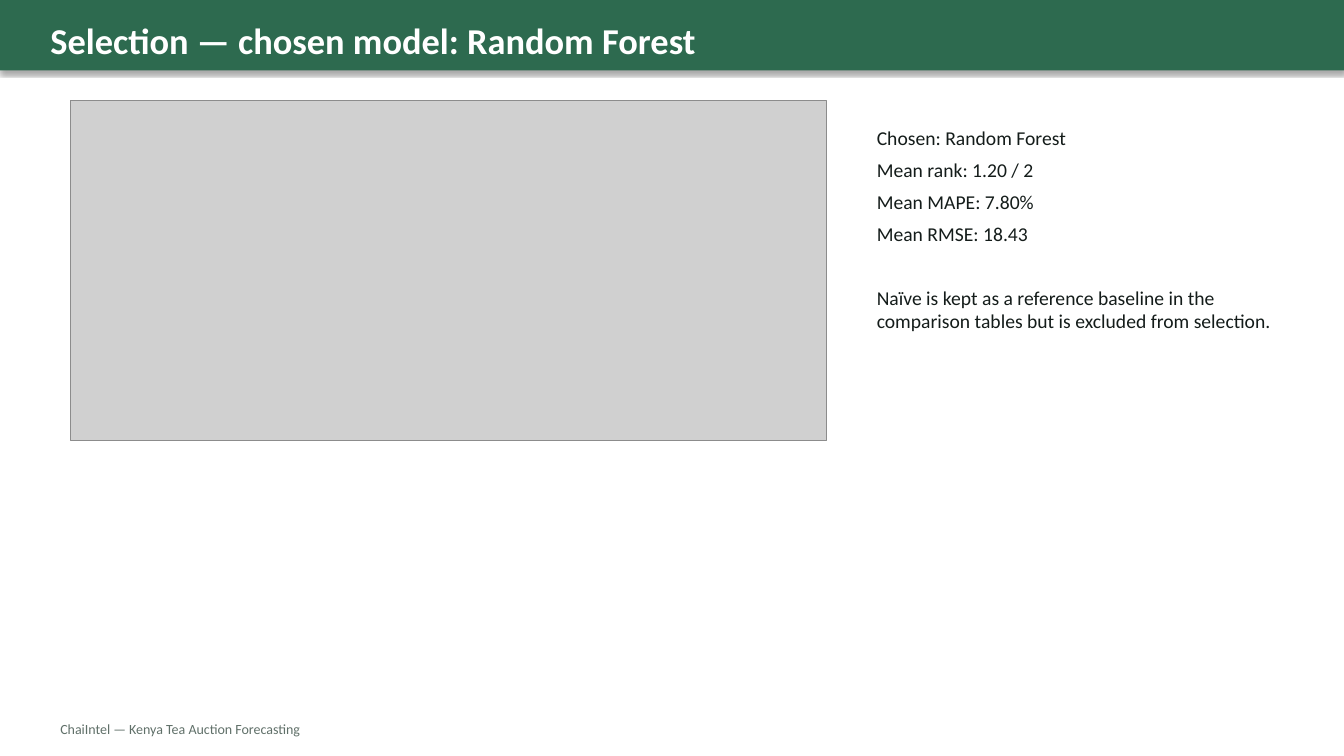
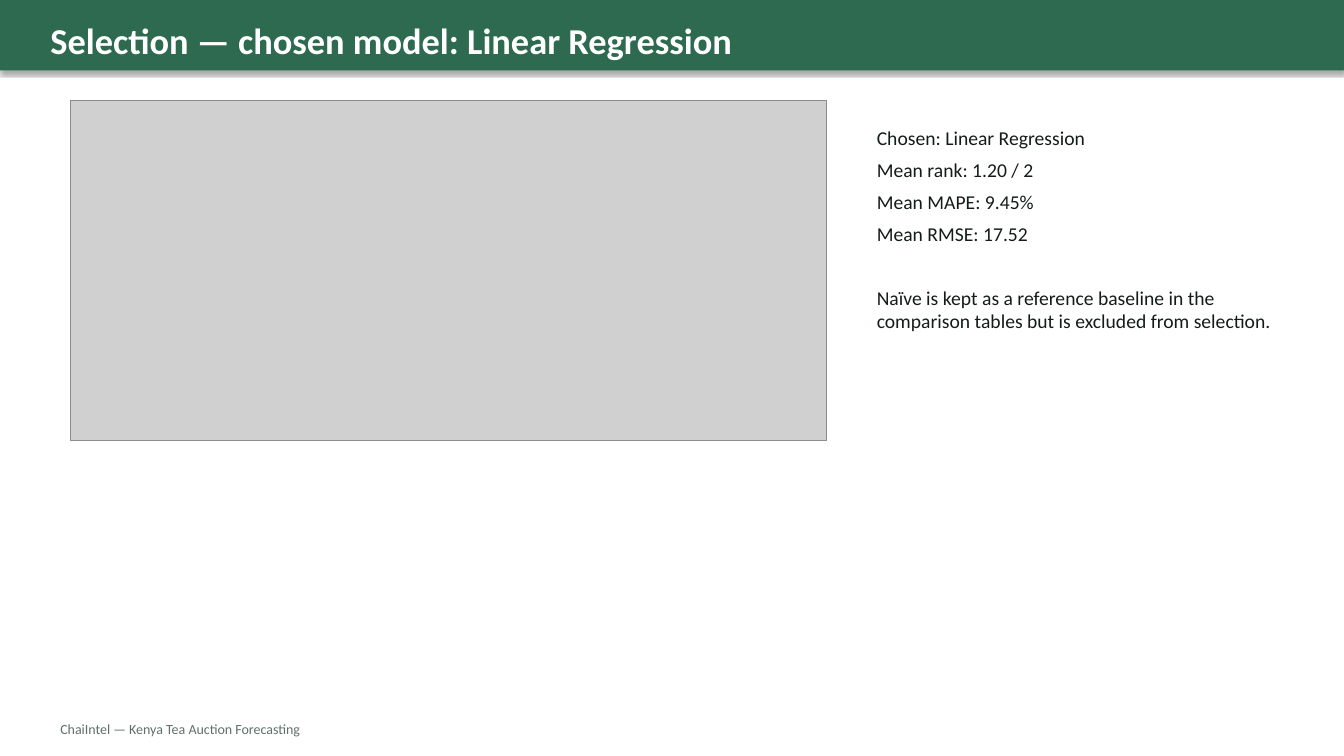
Before and after one commit to benodongo/ChaiIntel, a slide deck: slide 16 of analytics/static/analytics/docs/ChaiIntel-Presentation.pptx. Drawn at 1344x756 pixels with LibreOffice and Linux fonts; fonts in the diff are those of the drawing; grey boxes stand for pictures. Boxes give left, top, right and bottom in pixels: in the first picture for what was removed or moved away, otherwise in the second. Text is boxed around its words. In the diff, an @@ line names an element or a change of style, - is before the commit and + after.

```diff
--- a/analytics/static/analytics/docs/ChaiIntel-Presentation.pptx
+++ b/analytics/static/analytics/docs/ChaiIntel-Presentation.pptx
@@ text at <box>50,28,731,60</box>: text changed @@
-Selection — chosen model: Random Forest
+Selection — chosen model: Linear Regression
@@ text at <box>877,131,1085,149</box>: text changed @@
-Chosen: Random Forest
+Chosen: Linear Regression
@@ text at <box>877,195,1034,241</box>: text changed @@
-Mean MAPE: 7.80%
-Mean RMSE: 18.43
+Mean MAPE: 9.45%
+Mean RMSE: 17.52
```
Also in this commit, not shown: 6 other slides changed, 1 slide removed, 31 other files.
